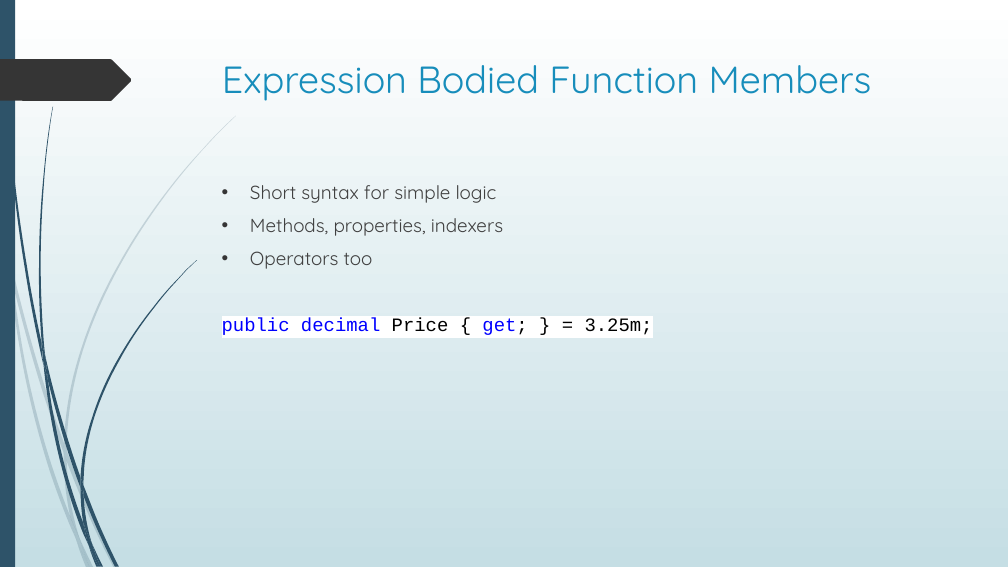
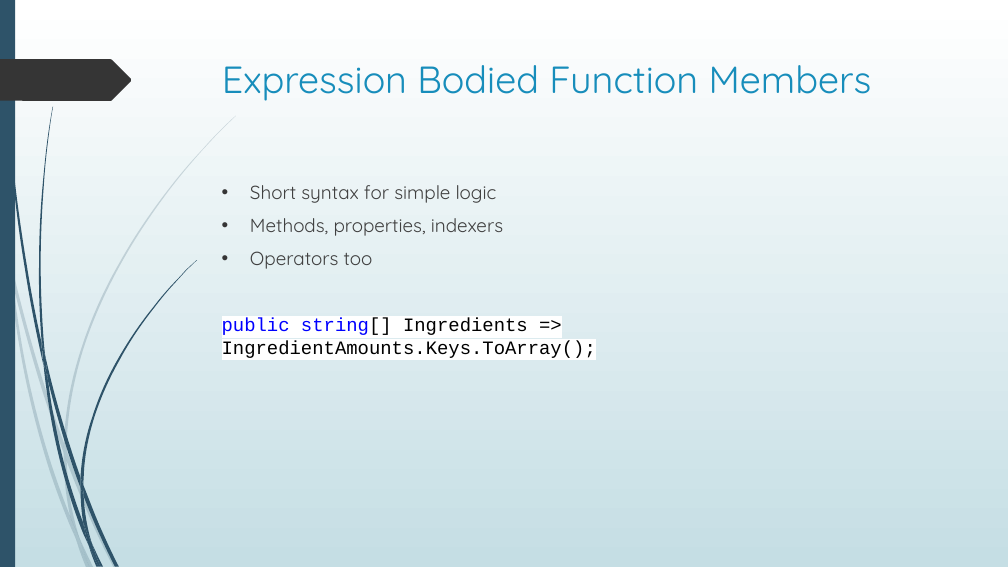
Before and after one commit to JoeMayo/WhatsNewInCSharp6, a slide deck: slide 9 of What’s New in CSharp.pptx. Drawn at 1008x567 pixels with LibreOffice and Linux fonts; fonts in the diff are those of the drawing. Boxes give left, top, right and bottom in pixels: in the first picture for what was removed or moved away, otherwise in the second. Text is boxed around its words. In the diff, an @@ line names an element or a change of style, - is before the commit and + after.

Commit message:
Added new static class to using static demo. Added event handling to null conditional demo. Added to nameof demo. Fixed property in expression bodied member demo. Added AsyncEnhancements project. Updated slides.

```diff
--- a/What’s New in CSharp.pptx
+++ b/What’s New in CSharp.pptx
@@ text at (222, 318, 596, 358): text changed; text colour #0000FF to #000000 @@
-public decimal Price { get; } = 3.25m;
+public string[] Ingredients => IngredientAmounts.Keys.ToArray();
```
Also in this commit, not shown: 1 slide added, 12 other files.
